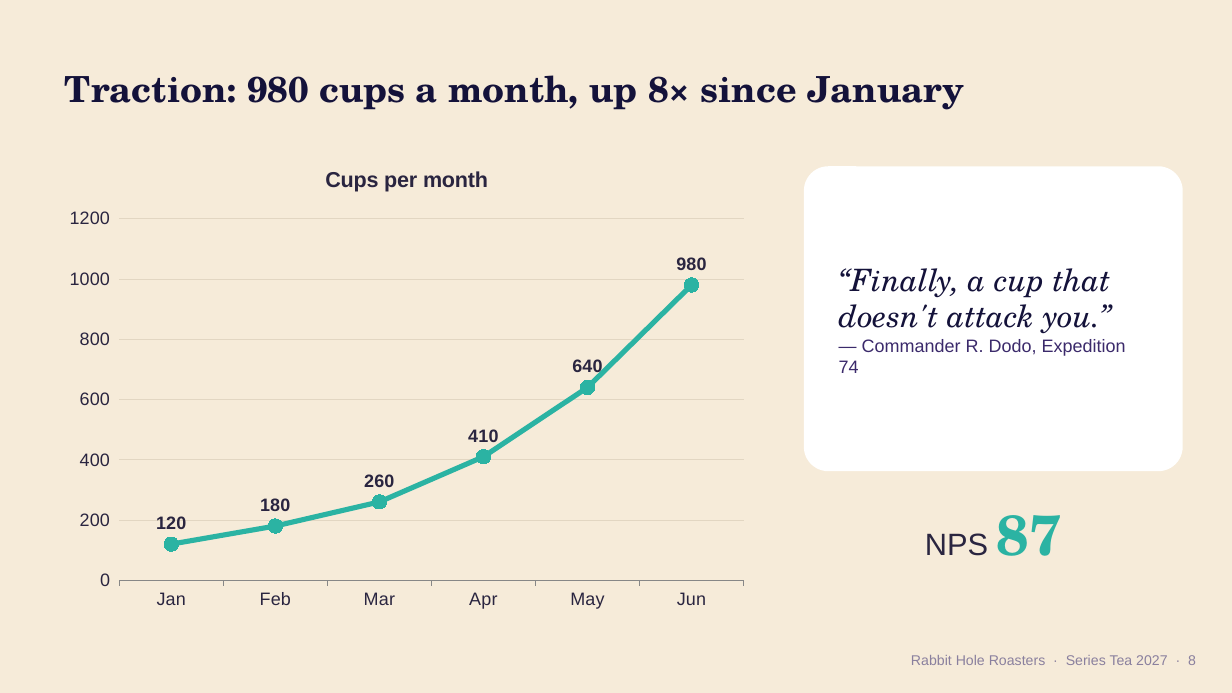
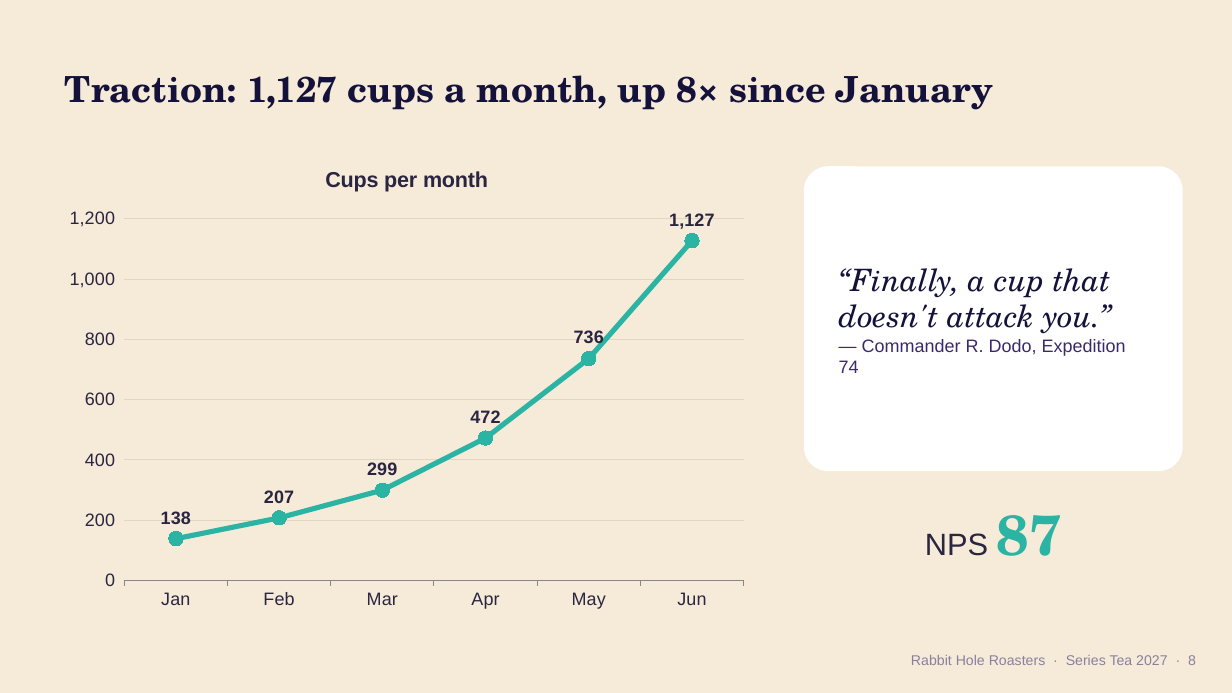
Before and after one commit to mike9ant/deck-edit, a slide deck: slide 8 of sample-project/Rabbit Hole Roasters — Investor Deck.pptx. Drawn at 1232x693 pixels with LibreOffice and Linux fonts; fonts in the diff are those of the drawing. Boxes give left, top, right and bottom in pixels: in the first picture for what was removed or moved away, otherwise in the second. Text is boxed around its words. In the diff, an @@ line names an element or a change of style, - is before the commit and + after.

Commit message:
App screenshot in the README; the sample project's traction spreadsheet
- README: a screenshot of Deck Edit with the sample project open
  (docs/screenshot.png) replaces the text sketch of the layout, with a
  caption pointing to sample-project/.
- sample-project: the edits shown in the screenshot, made in the app —
  Traction.xlsx (cups per month with a 15% uplift as one input) and the
  traction slide rebuilt from it.

```diff
--- a/sample-project/Rabbit Hole Roasters — Investor Deck.pptx
+++ b/sample-project/Rabbit Hole Roasters — Investor Deck.pptx
@@ title at (65, 75, 994, 110): text changed @@
-Traction: 980 cups a month, up 8× since January
+Traction: 1,127 cups a month, up 8× since January
@@ line chart at (55, 148, 758, 619) @@
-Cups per month: 120, 180, 260, 410, 640, 980
+Cups per month: 138, 207, 299, 472, 736, 1127
@@ data labels of Cups per month changed @@
@@ value axis changed @@
```
Also in this commit, not shown: 1 other slide changed, 3 other files.
